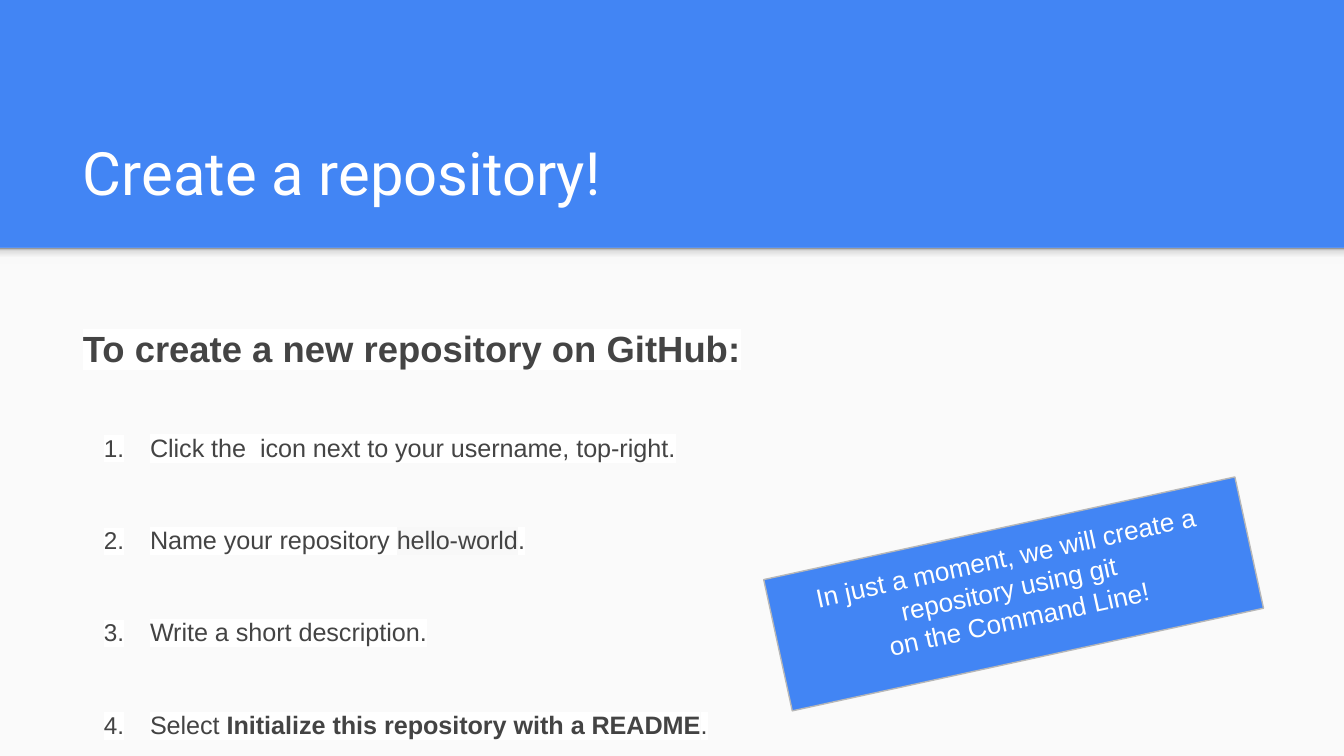
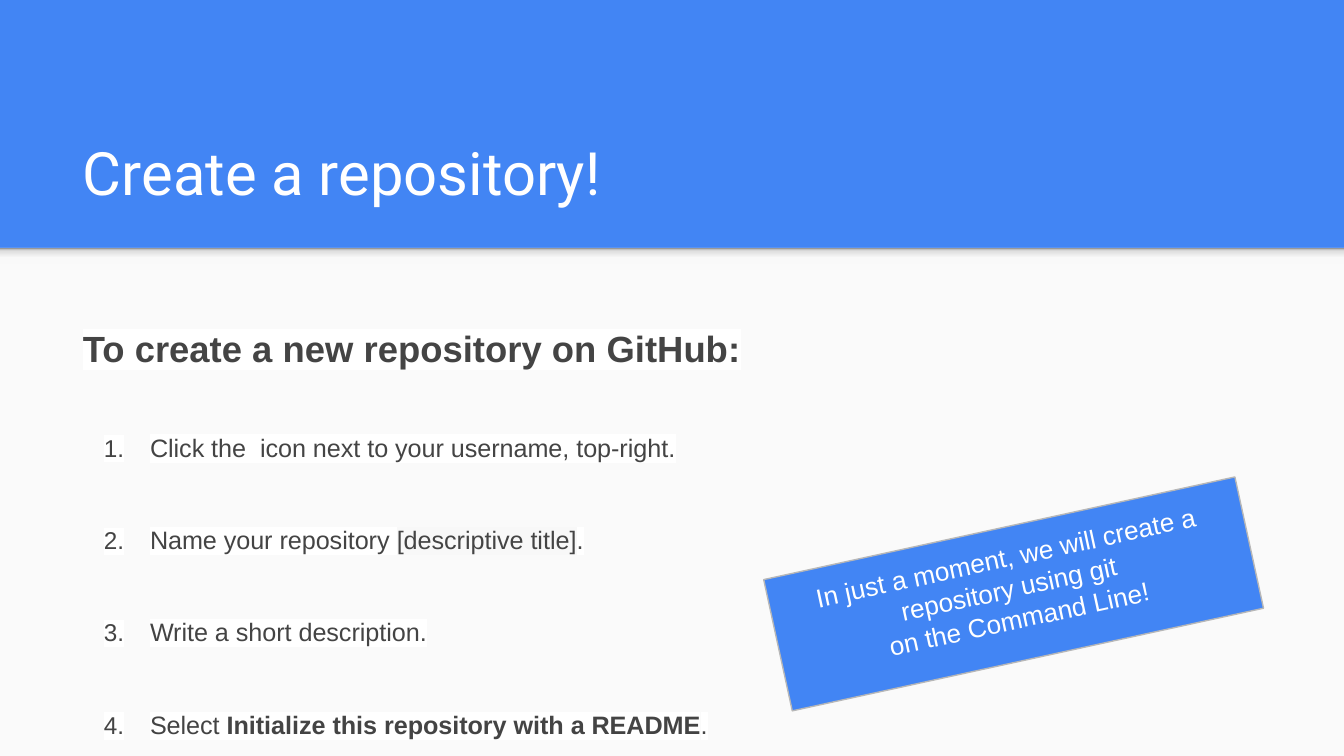
Before and after one commit to jojokarlin/Git_DRI_Jan_2017, a slide deck: slide 11 of GitHub.pptx (slide 13 before the commit). Drawn at 1344x756 pixels with LibreOffice and Linux fonts; fonts in the diff are those of the drawing. Boxes give left, top, right and bottom in pixels: in the first picture for what was removed or moved away, otherwise in the second. Text is boxed around its words. In the diff, an @@ line names an element or a change of style, - is before the commit and + after.

```diff
--- a/GitHub.pptx
+++ b/GitHub.pptx
@@ text at box(150, 530, 584, 555): text changed @@
-2. Name your repository hello-world.
+2. Name your repository [descriptive title].
```
Also in this commit, not shown: 7 other slides changed, 3 slides removed, 5 other files.
